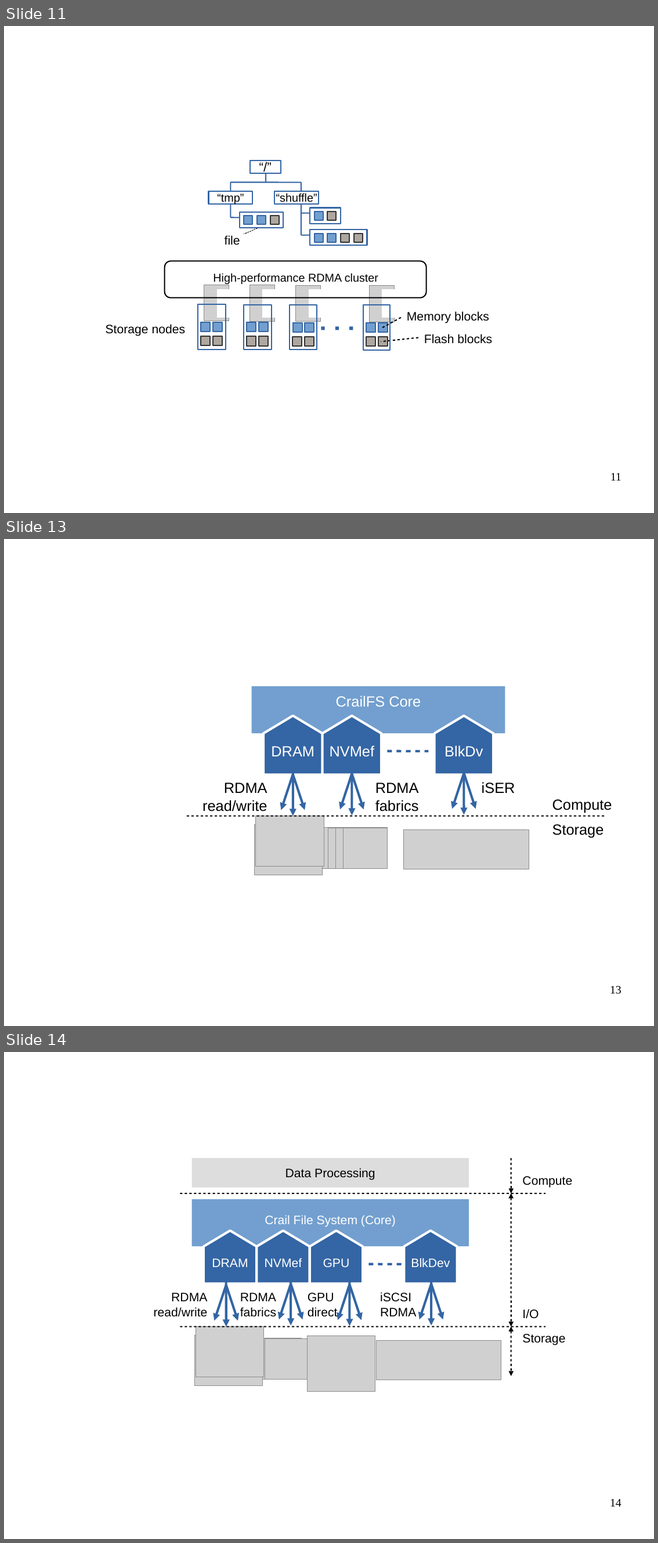
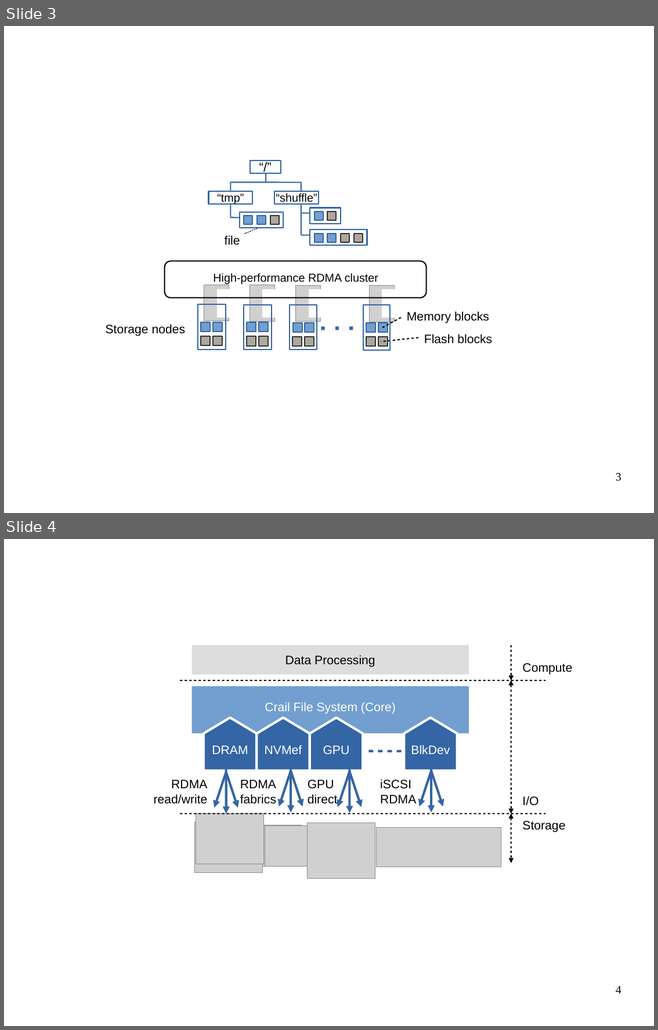
Before and after one commit to apache/incubator-crail-website, a slide deck: _graphix/website.odp. Shown one above the other, each under a label of ours: slides 11, 13 and 14 before the commit, slides 3 and 4 after it; the slides between them are not shown. The pictures are 658x1543 and 658x1030 pixels, drawn with LibreOffice and Linux fonts; fonts in the diff are those of the drawing; grey boxes stand for pictures; background and template pictures are left out. Boxes give left, top, right and bottom in pixels: in the first picture for what was removed or moved away, otherwise in the second. Text is boxed around its words. In the diff, an @@ line names an element or a change of style, - is before the commit and + after.

```diff
--- a/_graphix/website.odp
+++ b/_graphix/website.odp
@@ slide 13 removed at [4,539,654,1026], background #FFFFFF @@
@@ rectangle removed at [252,686,505,733] @@
-CrailFS Core
@@ freeform shape removed at [263,716,322,775] @@
@@ freeform shape removed at [322,716,381,775] @@
@@ freeform shape removed at [434,716,494,775] @@
@@ text removed at [271,746,314,756] @@
-DRAM
@@ text removed at [329,745,375,757] @@
-NVMef
@@ text removed at [444,745,482,756] @@
-BlkDv
@@ line removed from (387, 751) to (429, 751) @@
@@ arrow removed from (293, 774) to (281, 810) @@
@@ arrow removed from (293, 769) to (293, 816) @@
@@ arrow removed from (293, 774) to (304, 810) @@
@@ arrow removed from (352, 774) to (340, 809) @@
@@ arrow removed from (352, 768) to (352, 816) @@
@@ arrow removed from (352, 774) to (364, 809) @@
@@ arrow removed from (464, 774) to (452, 809) @@
@@ arrow removed from (464, 768) to (464, 815) @@
@@ arrow removed from (464, 774) to (476, 809) @@
@@ text removed at [481,782,515,794] @@
-iSER
@@ text removed at [202,783,267,812] @@
-RDMA
-read/write
@@ text removed at [375,783,419,812] @@
-RDMA
-fabrics
@@ text removed at [552,799,612,813] @@
-Compute
@@ line removed from (187, 816) to (605, 816) @@
@@ picture removed at [256,816,324,866] @@
@@ picture removed at [255,825,322,875] @@
@@ group removed at [321,828,387,869]: 4 pictures @@
@@ picture removed at [404,830,529,870] @@
@@ text removed at [552,824,604,838] @@
-Storage
@@ page number removed at [610,986,621,994] @@
-13
@@ what was slide 11 is now slide 3 @@
@@ page number at [615,473,621,481]: text changed @@
-11
+3
@@ what was slide 14 is now slide 4 @@
@@ page number at [615,986,621,994]: text changed @@
-14
+4
```
Also in this commit, not shown: 29 other slides removed.
